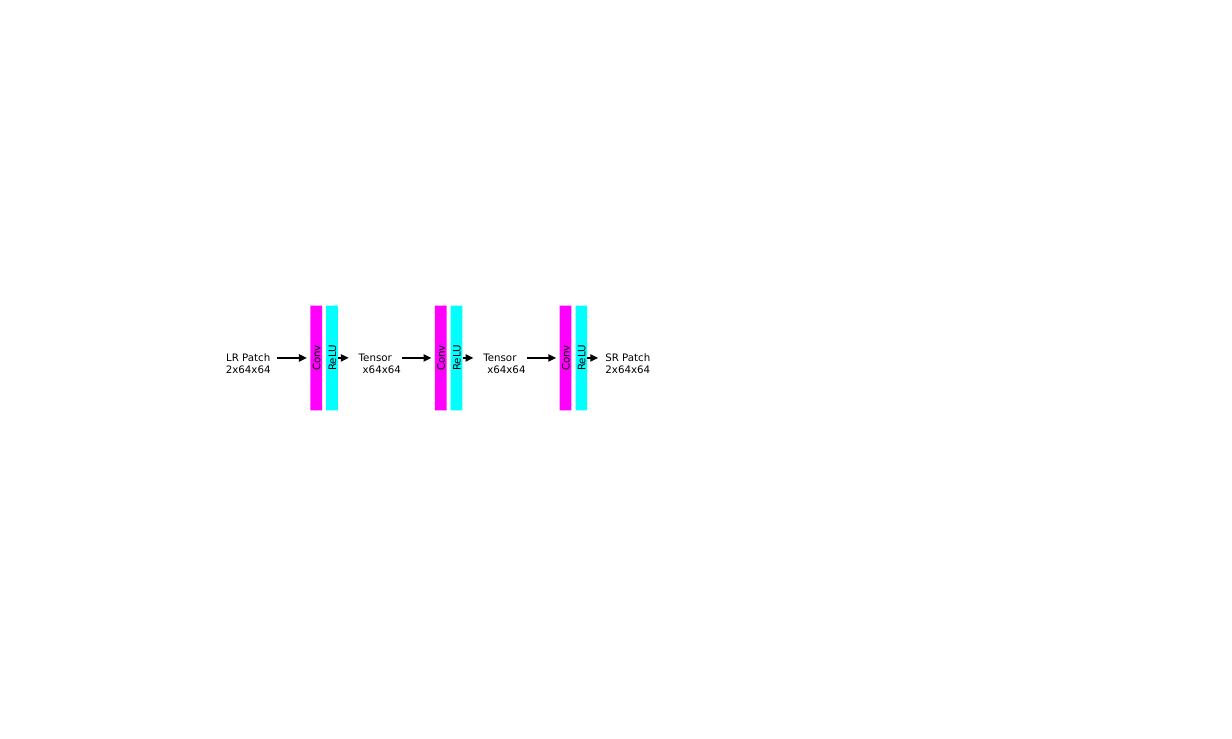
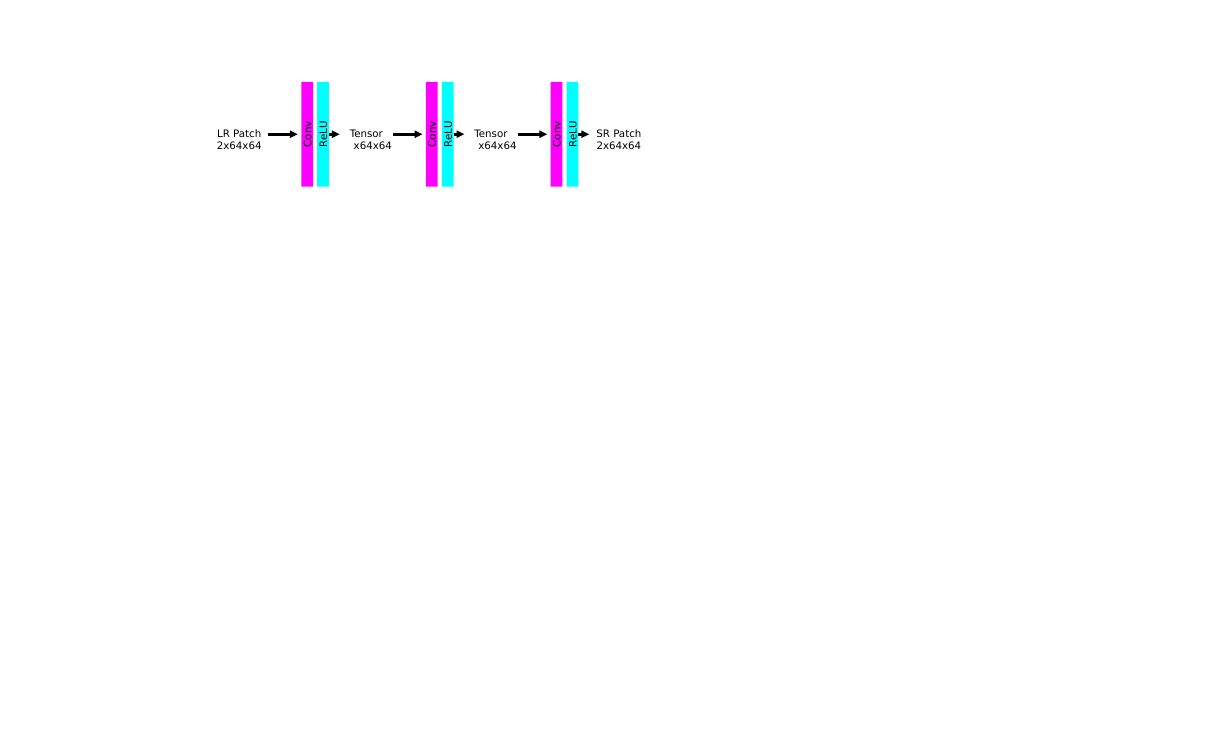
Before and after one commit to ampersandmcd/CSE803FinalProject, a slide deck: slide 1 of figs/architectures.pptx. Drawn at 1232x739 pixels with LibreOffice and Linux fonts; fonts in the diff are those of the drawing; background and template pictures are left out. Boxes give left, top, right and bottom in pixels: in the first picture for what was removed or moved away, otherwise in the second. Text is boxed around its words. In the diff, an @@ line names an element or a change of style, - is before the commit and + after.

```diff
--- a/figs/architectures.pptx
+++ b/figs/architectures.pptx
@@ arrow moved from (588, 358) - (598, 358) to (453, 134) - (464, 134) @@
@@ 6 rectangles, 4 texts, 4 arrows: place and size @@
-6 rectangles, 4 texts, 4 arrows at [226, 306, 650, 411]
+6 rectangles, 4 texts, 4 arrows at [217, 82, 642, 186]
@@ arrow moved from (463, 358) - (473, 358) to (578, 134) - (589, 134) @@
```
Also in this commit, not shown: 3 other slides changed, 1 slide added, 5 other files.
